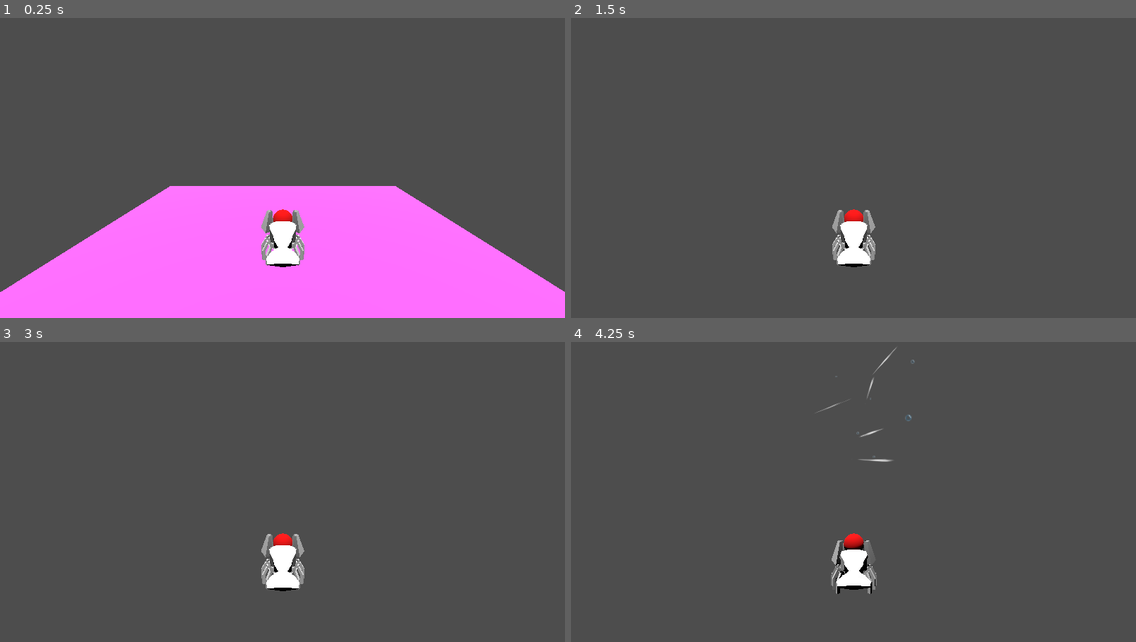
Above: before the commit, frames 1-4 (two rows, left to right).
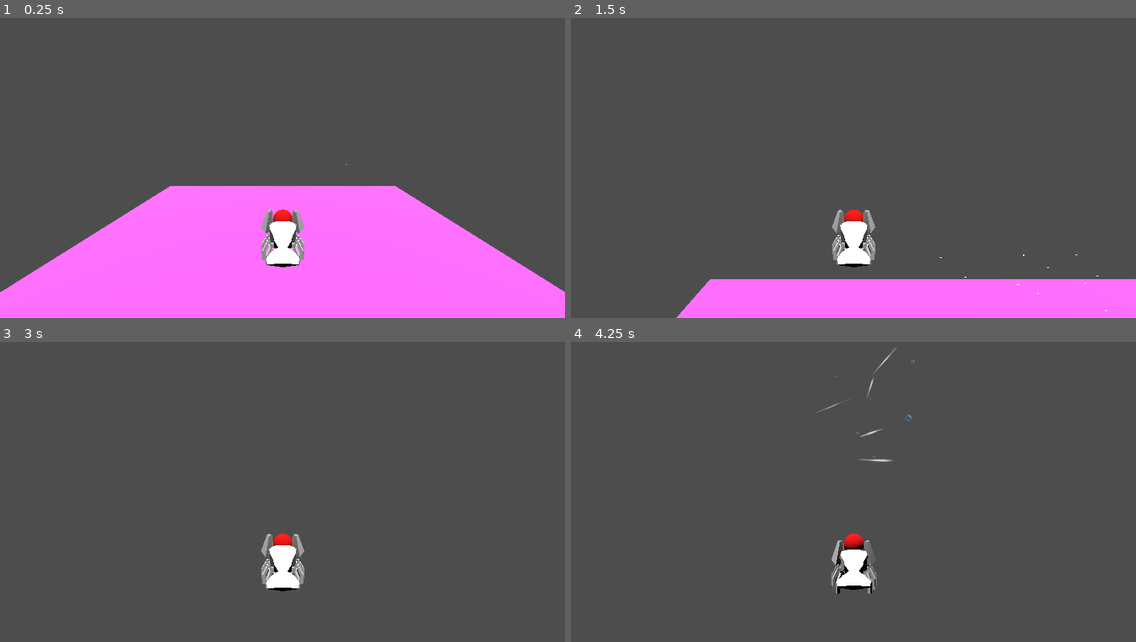
Above: after the commit, the same moments.

Repository: fazilhus/mantis-crab
Game: Godot game, scene res://scenes/test_v.tscn
Two runs of this game, one before a commit and one after it. Both use one fixed random seed, a clock stepped at 60 frames per second and the inputs below. This scene is started directly instead of the project's main scene.
Inputs (mouse positions are in pixels of both pictures, inside the frame that each line leads up to):
- Up to frame 1 (0.25 s): no input
- Up to frame 2 (1.5 s): tap Enter at 0.5 s; move the mouse to (825, 222) at 0.52 s; hold W (Forward) from 0.53 s (still down); click (825, 222) at 0.6 s; tap Space (Jump_Action) at 0.77 s; move the mouse to (1023, 207) at 1.27 s; tap Ctrl (Grab) at 1.35 s
- Up to frame 3 (3 s): tap Space (Jump_Action) at 1.52, 2.75 s; move the mouse to (113, 435) at 2.02 s; release W (Forward) at 2.03 s; hold A (Left) from 2.03 s (still down); tap M (Hide_Mouse) at 2.1 s; move the mouse to (288, 483) at 2.77 s; tap Enter at 2.85 s
- Up to frame 4 (4.25 s): tap Space (Jump_Action) at 3.02, 3.77 s; tap Enter at 3.5 s; move the mouse to (830, 477) at 3.52 s; release A (Left) at 3.53 s; hold W (Forward) from 3.53 s (still down); click (830, 477) at 3.6 s

The runs differ from the first frame. In frame 1, less than 0.1% of the frame differs, in the area x 61-62%, y 48-49%; in frame 2, 10%, in the area x 18-100%, y 78-100%; in frame 3, less than 0.1%; in frame 4, less than 0.1%.

Commit message:
Victor bs

Diff:
--- a/scenes/FX_WaterStream.tscn
+++ b/scenes/FX_WaterStream.tscn
@@ -23,6 +23,7 @@
 initial_velocity_min = 1.0
 initial_velocity_max = 5.0
 gravity = Vector3(0, 0, 0)
+attractor_interaction_enabled = false
 scale_min = 0.1
 scale_max = 0.1
 alpha_curve = SubResource("CurveTexture_wo38i")
--- a/scenes/current.gd
+++ b/scenes/current.gd
@@ -42,4 +42,4 @@
 		player = body
 		entered = true
 		exited = false
-		current_force_direction = stream_End_marker.global_position-player.velocity.normalized()
+		current_force_direction = 4*(stream_End_marker.global_position-player.global_position).normalized()
--- a/scenes/test_level.tscn
+++ b/scenes/test_level.tscn
@@ -1,8 +1,10 @@
-[gd_scene load_steps=19 format=3 uid="uid://pw4j76ev6jae"]
+[gd_scene load_steps=21 format=3 uid="uid://pw4j76ev6jae"]
 
 [ext_resource type="Script" path="res://scripts/level.gd" id="1_vfg1r"]
 [ext_resource type="PackedScene" uid="uid://cb8hder3r2dre" path="res://scenes/checkpoint.tscn" id="1_y4f8t"]
 [ext_resource type="Texture2D" uid="uid://8wtg682hcggm" path="res://icon.svg" id="3_8feah"]
+[ext_resource type="PackedScene" uid="uid://cw4xxsw0xqqx8" path="res://scenes/coral.tscn" id="4_um7qx"]
+[ext_resource type="PackedScene" uid="uid://cssibkyc0xmx0" path="res://scenes/current_area.tscn" id="5_1n4ql"]
 
 [sub_resource type="CylinderMesh" id="CylinderMesh_qndwa"]
 top_radius = 2.5
@@ -169,4 +171,16 @@
 [node name="CollisionShape3D" type="CollisionShape3D" parent="MeshInstance3D/StaticBody3D"]
 shape = SubResource("WorldBoundaryShape3D_cn8dx")
 
+[node name="Coral" parent="." instance=ExtResource("4_um7qx")]
+transform = Transform3D(1, 0, 0, 0, 1, 0, 0, 0, 1, 13.6027, -1.01306, 1.24971)
+
+[node name="Coral2" parent="." instance=ExtResource("4_um7qx")]
+transform = Transform3D(1, 0, 0, 0, 1, 0, 0, 0, 1, 10.7004, -0.753422, -5.0152)
+
+[node name="Coral3" parent="." instance=ExtResource("4_um7qx")]
+transform = Transform3D(1, 0, 0, 0, 1, 0, 0, 0, 1, 20.1919, -1.03873, -3.59883)
+
+[node name="Current_Area" parent="." instance=ExtResource("5_1n4ql")]
+transform = Transform3D(-0.998615, -0.0526147, 0, 0.0526147, -0.998615, 0, 0, 0, 1, 13.0035, 0, 0)
+
 [connection signal="body_entered" from="First/KillFloor_Area3D" to="." method="_on_kill_floor_area_3d_body_entered"]
--- a/scenes/test_v.tscn
+++ b/scenes/test_v.tscn
@@ -33,4 +33,4 @@
 transform = Transform3D(1, 0, 0, 0, 0.654503, 0.756059, 0, -0.756059, 0.654503, 0, 8.82211, 3.14513)
 
 [node name="Current_Area" parent="." instance=ExtResource("2_wkh21")]
-transform = Transform3D(0.106261, -1.96713, 0, 1.96713, 0.106261, 0, 0, 0, 1.97, 0.00256395, -9.04438, -7.58187)
+transform = Transform3D(-1.08482, 0.019939, 0, -0.019939, -1.08482, 0, 0, 0, 1.085, 0.00256395, 2.34766, -7.58187)
Not shown: 1 places in scenes/camera_manager.tscn that only renumber resources
Not shown: 1 places in scenes/game.tscn that only renumber resources
Not shown: 1 places in scenes/test_v.tscn that only renumber resources
